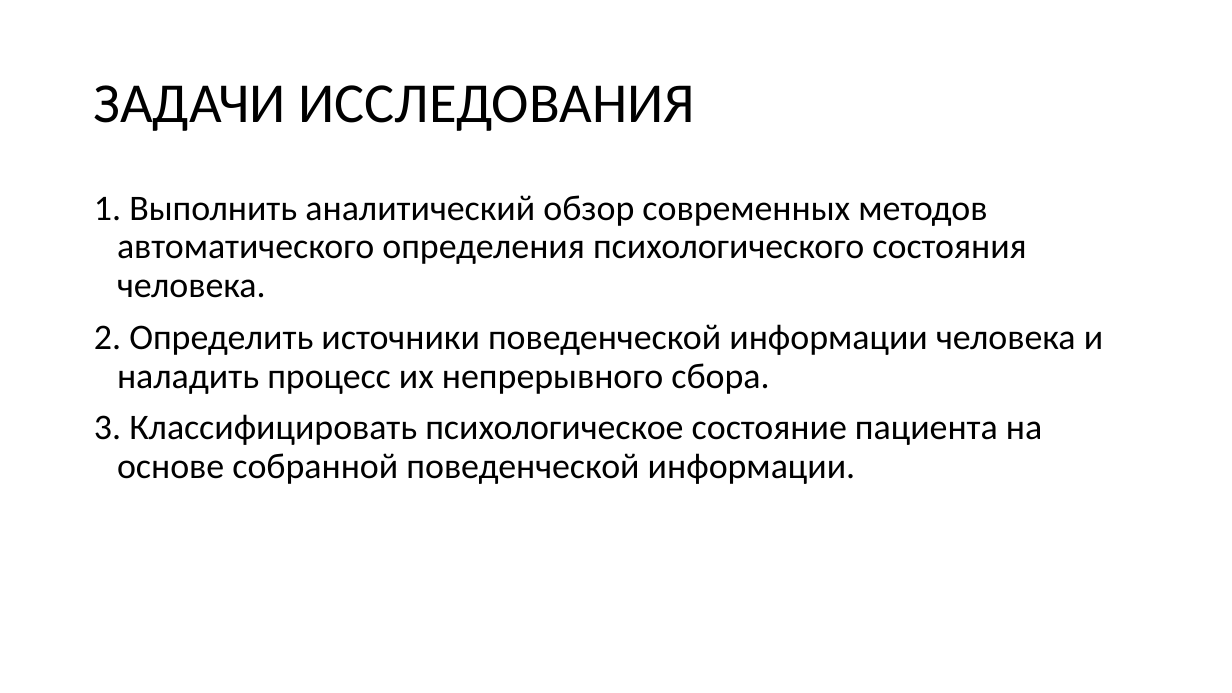
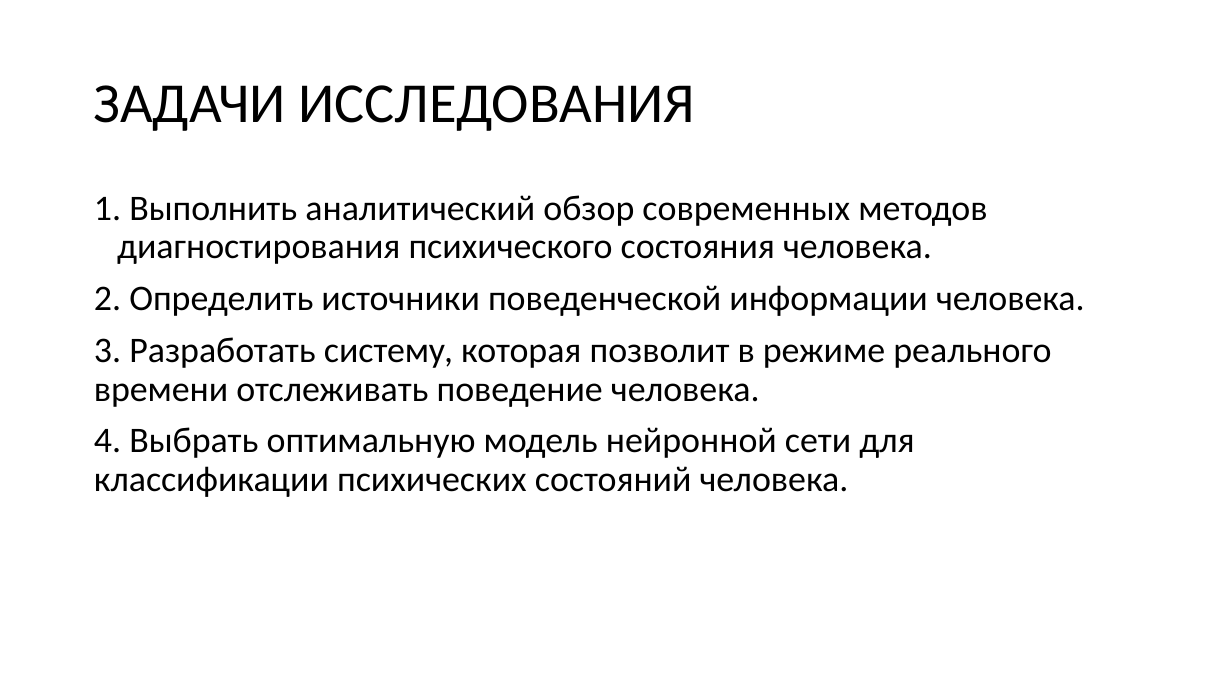
Before and after one commit to Wideweb/-digital-psychology-docs, a slide deck: slide 3 of Алькевич А.С/Презентация.pptx. Drawn at 1232x693 pixels with LibreOffice and Linux fonts; fonts in the diff are those of the drawing. Boxes give left, top, right and bottom in pixels: in the first picture for what was removed or moved away, otherwise in the second. Text is boxed around its words. In the diff, an @@ line names an element or a change of style, - is before the commit and + after.

```diff
--- a/Алькевич А.С/Презентация.pptx
+++ b/Алькевич А.С/Презентация.pptx
@@ text at (94, 195, 1085, 497): text changed @@
-1. Выполнить аналитический обзор современных методов автоматического определения психологического состояния человека.
-2. Определить источники поведенческой информации человека и наладить процесс их непрерывного сбора.
-3. Классифицировать психологическое состояние пациента на основе собранной поведенческой информации.
+1. Выполнить аналитический обзор современных методов диагностирования психического состояния человека.
+2. Определить источники поведенческой информации человека.
+3. Разработать систему, которая позволит в режиме реального времени отслеживать поведение человека.
+4. Выбрать оптимальную модель нейронной сети для классификации психических состояний человека.
```
Also in this commit, not shown: 6 other slides changed, 1 slide added, 1 slide removed, 10 other files.
